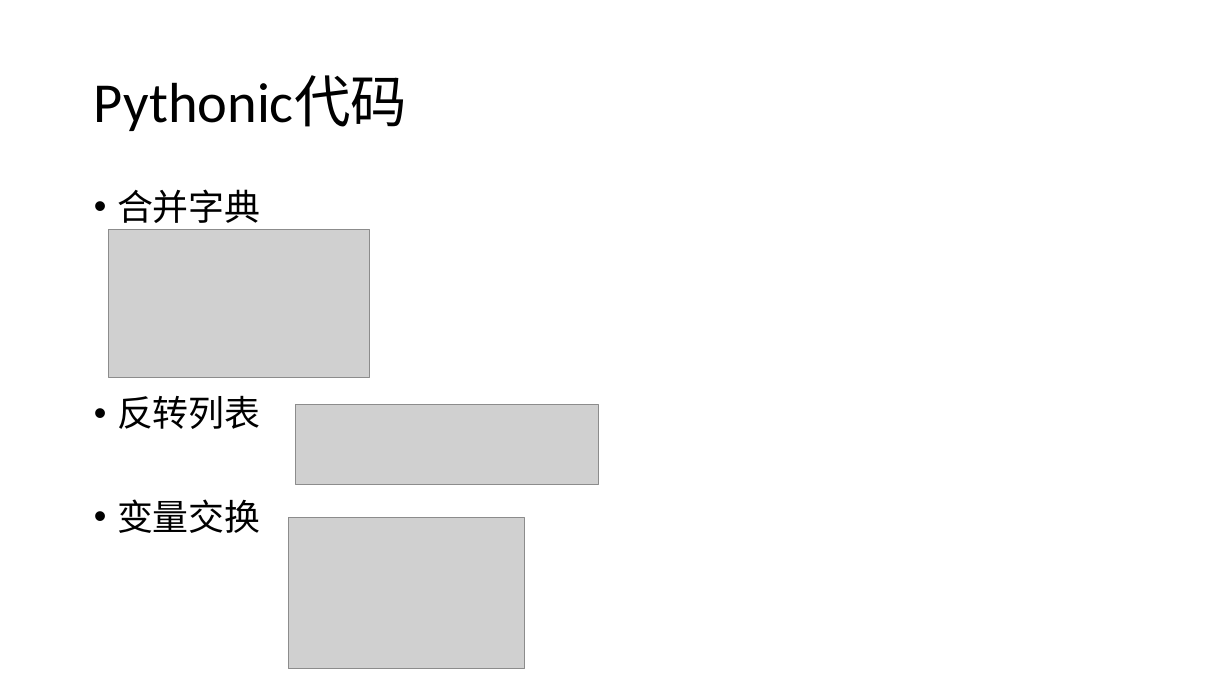
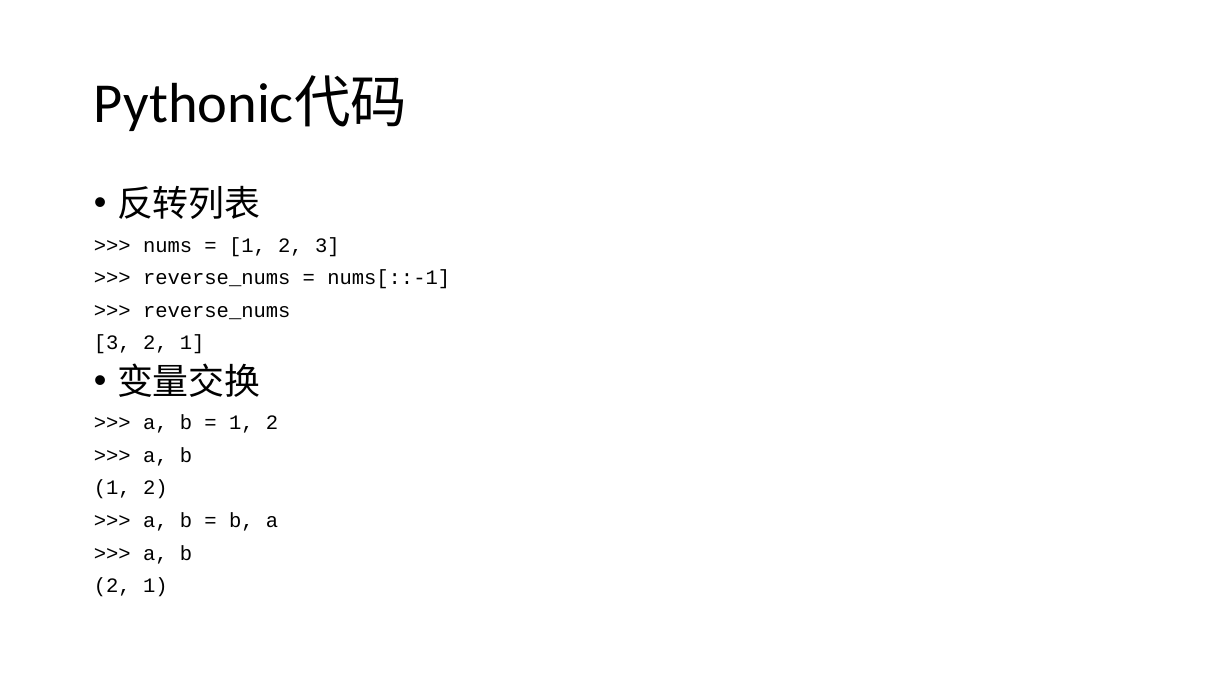
Before and after one commit to gougjp/test_auto, a slide deck: slide 11 of Python和自动化测试.pptx (slide 10 before the commit). Drawn at 1232x693 pixels with LibreOffice and Linux fonts; fonts in the diff are those of the drawing; grey boxes stand for pictures. Boxes give left, top, right and bottom in pixels: in the first picture for what was removed or moved away, otherwise in the second. Text is boxed around its words. In the diff, an @@ line names an element or a change of style, - is before the commit and + after.

```diff
--- a/Python和自动化测试.pptx
+++ b/Python和自动化测试.pptx
@@ text at [117,189,261,223]: paragraph removed @@
-• 合并字典
@@ text at [117,185,261,397]: line spacing 0.9 to 0.8 @@
@@ text at [94,237,450,354]: paragraphs added @@
+>>> nums = [1, 2, 3]
+>>> reverse_nums = nums[::-1]
+>>> reverse_nums
+[3, 2, 1]
@@ picture removed at [109,229,370,377] @@
@@ text at [94,415,278,597]: paragraphs added @@
+>>> a, b = 1, 2
+>>> a, b
+(1, 2)
+>>> a, b = b, a
+>>> a, b
+(2, 1)
@@ picture removed at [296,405,598,484] @@
@@ picture removed at [288,518,525,669] @@
```
Also in this commit, not shown: 3 other slides changed, 7 slides added.
